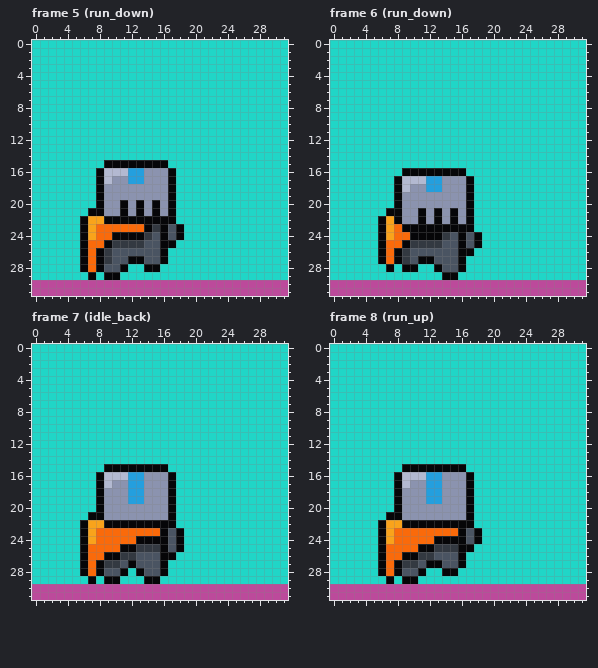
Two states of a pixel-art file, assets/sprites/WIP/Knight.ase. Above, as it was before the edit.
32x32 pixels, 13 frames. Shown: frame 5 (run_down), frame 6 (run_down), frame 7 (idle_back), frame 8 (run_up). The commit also changed other frames, which this record leaves out.
After:
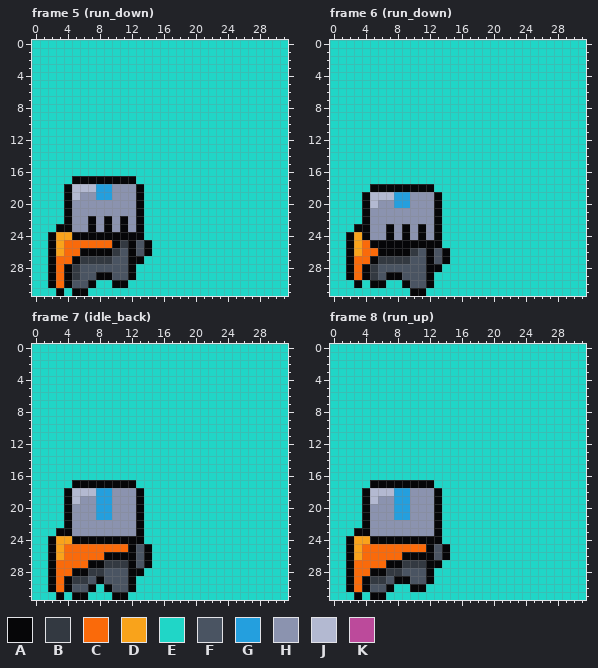
Palette (. is transparent): A #060608  B #333941  C #fa6a0a  D #f9a31b  E #20d6c7  F #4a5462  G #249fde  H #8b93af  J #b3b9d1  K #bc4a9b
The edit:
Changed rows in their new state; - is an unchanged pixel.
Frame 5 (run_down), layers "knight", "Background":
first column x 0:
15 ---------EEEEEEEE---------------
16 --------EEEEEEEEEE--------------
17 -----AAA-AAAAEEEEE--------------
18 ----AJJJGG---AEEEE--------------
19 ----AJHHGG---AEEEE--------------
20 ----AHHHH--H--EEEE--------------
21 ----AHHHH--H--EEEE--------------
22 ----AHHAH-H-H-EEEE--------------
23 ---AAHHAHAHAHAEEEEE-------------
24 --ADDA-AAA----EEEEE-------------
25 --ADCCC--CA-AFAEEE--------------
26 --ADCC-A-AB-A-AEE---------------
27 --ACCABBB-----EEE---------------
28 --ACABFFF--FA-EE----------------
29 --ACABFFA-FFA-------------------
30 EEACAFFAEEAAEEEEEEEEEEEEEEEEEEEE
31 EEEAEAAEEEEEEEEEEEEEEEEEEEEEEEEE
Frame 6 (run_down), layers "knight", "Background":
first column x 0:
16 ---------EEEEEEEE---------------
17 --------EEEEEEEEEE--------------
18 -----AAA-AAAAEEEEE--------------
19 ----AJJJGG---AEEEE--------------
20 ----AJHHGG---AEEEE--------------
21 ----AHHHH--H--EEEE--------------
22 ----AHHHH--H--EEEE--------------
23 ---AAHHAH-H-H-EEEE--------------
24 --ADAHHAHAH-H-EEEEE-------------
25 --ADCA-AA-AAAAEEEEE-------------
26 --ADCC-A-AB-A-AEEE--------------
27 --ACCABBB--F--AEE---------------
28 --ACABFFFFFFA-EEE---------------
29 --ACABFAAFFFA-EE----------------
30 EEEAEAAEEAFFAEEEEEEEEEEEEEEEEEEE
31 EEEEEEEEEEAAEEEEEEEEEEEEEEEEEEEE
Frame 7 (idle_back), layers "knight", "Background":
first column x 0:
15 ---------EEEEEEEE---------------
16 --------EEEEEEEEEE--------------
17 -----AAA-AAAAEEEEE--------------
18 ----AJJJGG--HAEEEE--------------
19 ----AJHHGG--HAEEEE--------------
20 ----AHHHGG---AEEEE--------------
21 ----AHHHGG---AEEEE--------------
22 ----AHHHHHHHH-EEEE--------------
23 ---AAHHHHHHHHAEEEEE-------------
24 --ADDA-AAAAAA-EEEEE-------------
25 --ADCCC----C-FAEEEE-------------
26 --ADCCC----AA-AEEE--------------
27 --ACCCCA---B--AEE---------------
28 --ACCA-BB--FA-EEE---------------
29 --ACABBFAFFFA-EE----------------
30 EEACAFFAEAFFAEEEEEEEEEEEEEEEEEEE
31 EEEAEAAEEEAAEEEEEEEEEEEEEEEEEEEE
Frame 8 (run_up), layers "knight", "Background":
first column x 0:
15 ---------EEEEEEEE---------------
16 --------EEEEEEEEEE--------------
17 -----AAA-AAAAEEEEE--------------
18 ----AJJJGG--HAEEEE--------------
19 ----AJHHGG--HAEEEE--------------
20 ----AHHHGG---AEEEE--------------
21 ----AHHHGG---AEEEE--------------
22 ----AHHHHHHHH-EEEE--------------
23 ---AAHHHHHHHHAEEEEE-------------
24 --ADDA-AAAAAA-EEEEE-------------
25 --ADCCC----C-FAEEE--------------
26 --ADCCC----AA-AEE---------------
27 --ACCCCA---B--EEE---------------
28 --ACCA-BB--FA-EE----------------
29 --ACABBFA-FFA-------------------
30 EEACAFFAEEAAEEEEEEEEEEEEEEEEEEEE
31 EEEAEAAEEEEEEEEEEEEEEEEEEEEEEEEE
Boxes around the changes in both pictures, in picture pixels (x1, y1, x2, y2):
changed: (32, 160, 288, 296)
changed: (330, 168, 586, 296)
changed: (32, 464, 288, 600)
changed: (330, 464, 586, 600)
